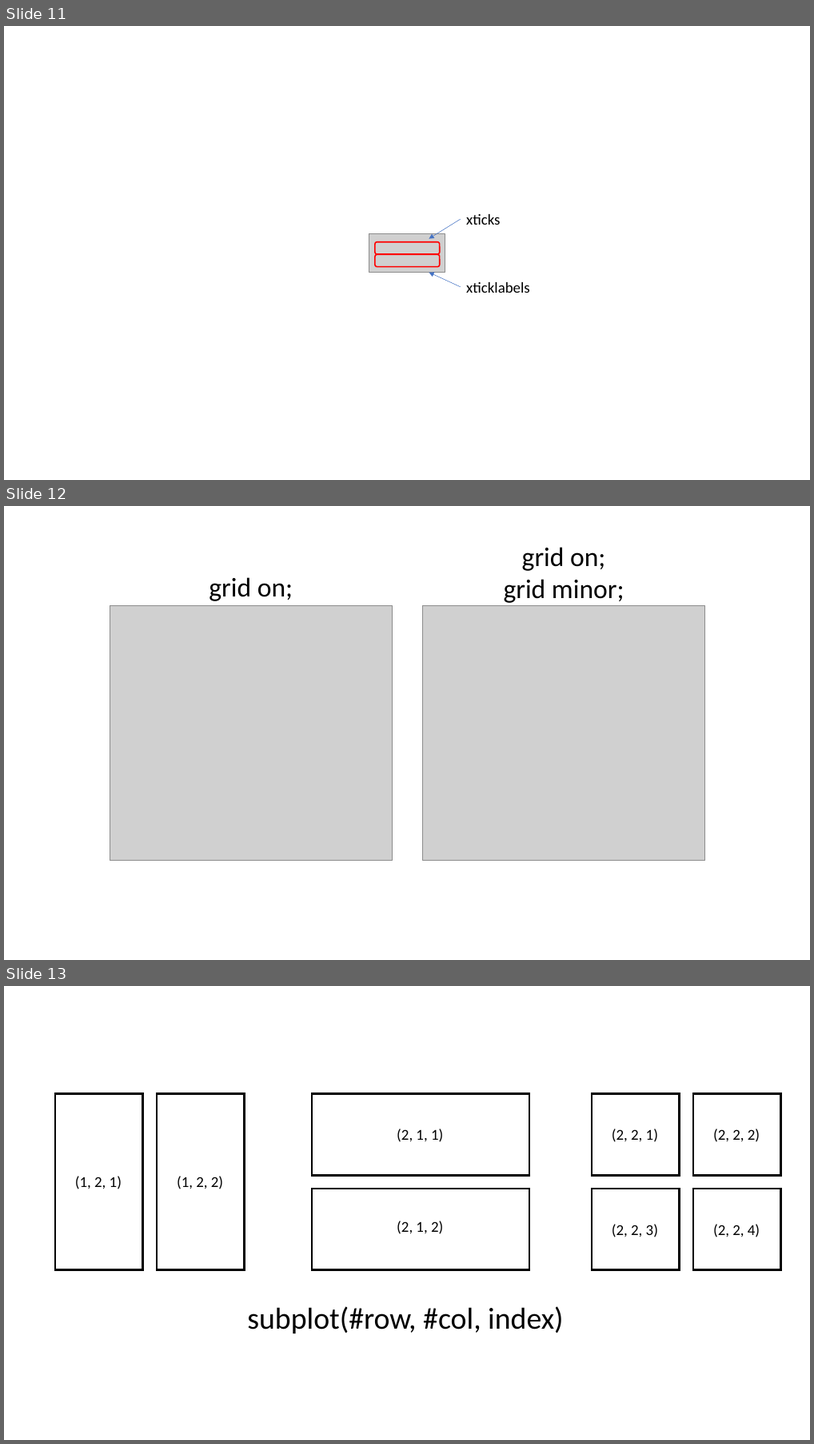
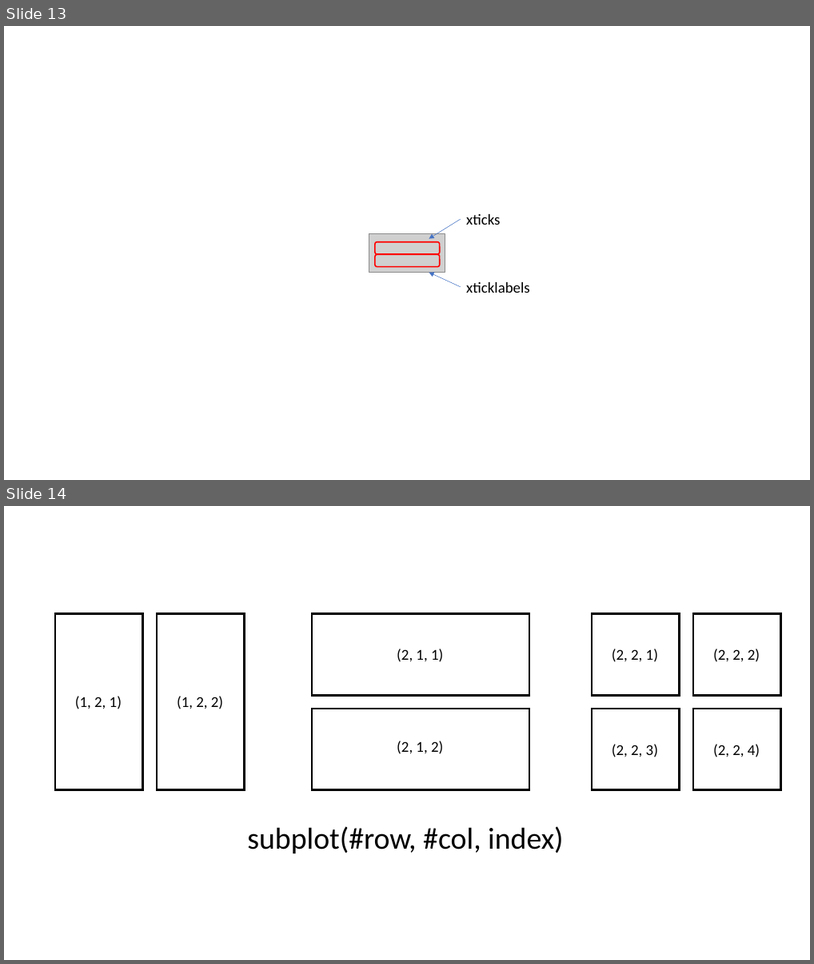
Before and after one commit to answeredbyablemind/answeredbyablemind.github.io, a slide deck: Wikidocs/pics/pics_2d_graphs.pptx. Shown one above the other, each under a label of ours: slides 11, 12 and 13 before the commit, slides 13 and 14 after it. The pictures are 814x1444 and 814x964 pixels, drawn with LibreOffice and Linux fonts; fonts in the diff are those of the drawing; grey boxes stand for pictures. Boxes give left, top, right and bottom in pixels: in the first picture for what was removed or moved away, otherwise in the second. Text is boxed around its words. In the diff, an @@ line names an element or a change of style, - is before the commit and + after.

```diff
--- a/Wikidocs/pics/pics_2d_graphs.pptx
+++ b/Wikidocs/pics/pics_2d_graphs.pptx
@@ slide 12 removed at <box>4,506,810,960</box>, background #FFFFFF @@
@@ text removed at <box>504,547,625,603</box> @@
-grid on;
-grid minor;
@@ text removed at <box>209,577,293,601</box> @@
-grid on;
@@ picture removed at <box>110,605,392,860</box> @@
@@ picture removed at <box>423,605,706,860</box> @@
@@ what was slide 11 is now slide 13 @@
@@ what was slide 13 is now slide 14 @@
```
Also in this commit, not shown: 5 slides added, 3 other slides removed, 1 other file.
